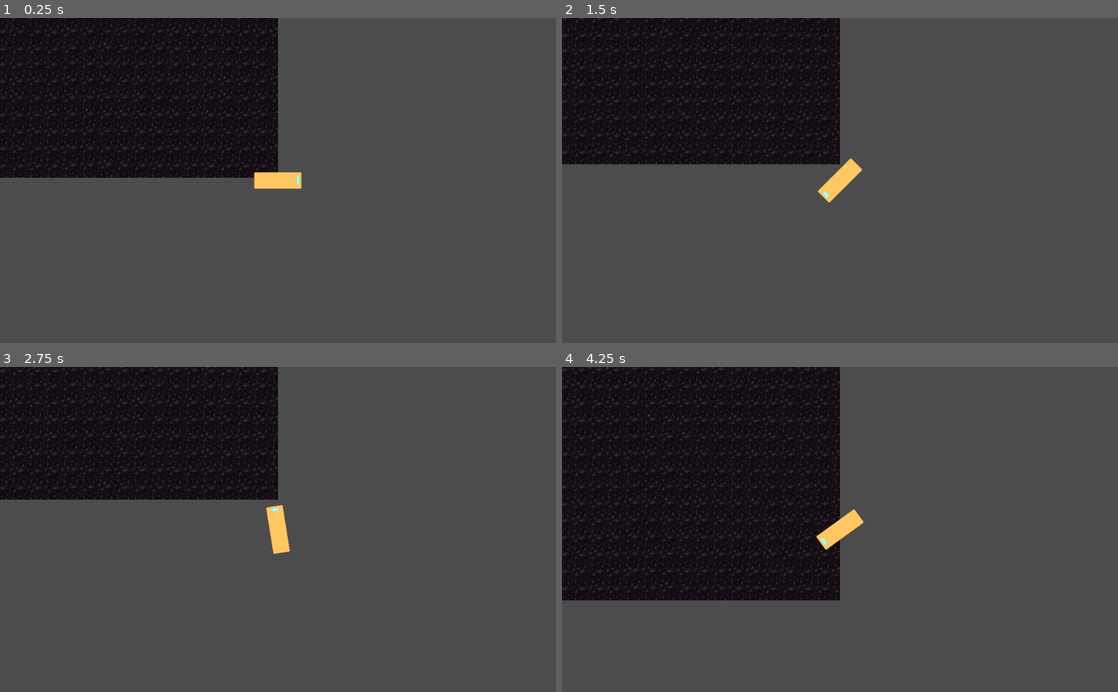
Above: before the commit, frames 1-4 (two rows, left to right).
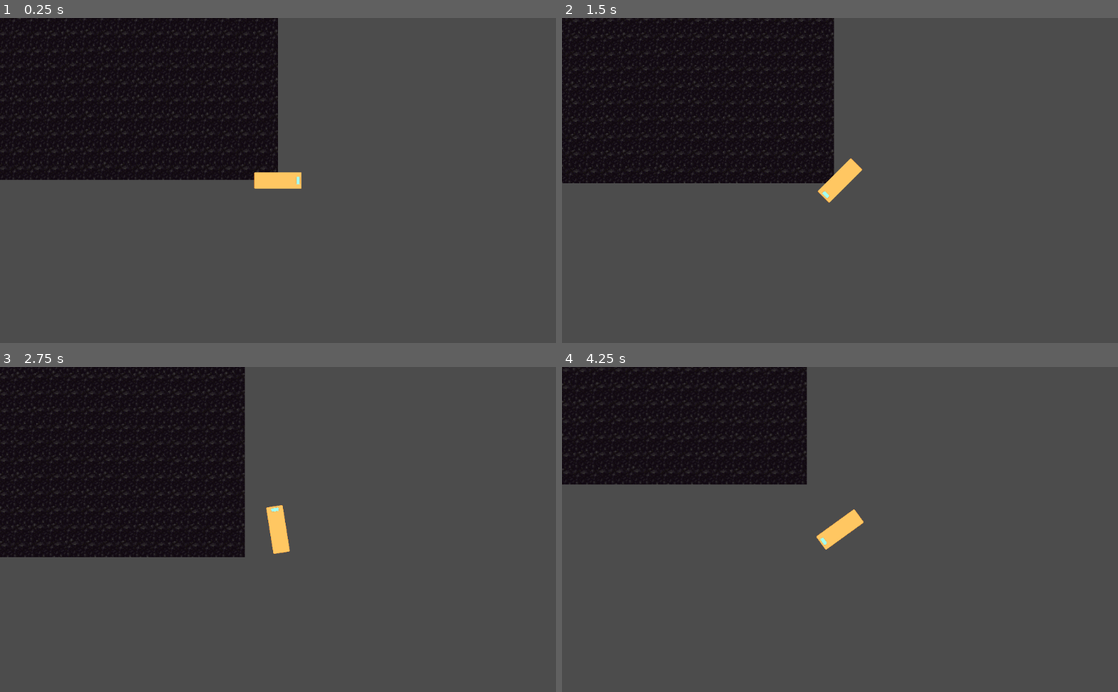
Above: after the commit, the same moments.

Repository: CarstonSchilds/deeper-and-deeper
Game: Godot game, scene res://World.tscn
Same seed, same stepped clock (60 frames per second), same inputs: the game is played once before the commit and once after it.
Inputs:
- Up to frame 1 (0.25 s): no input
- Up to frame 2 (1.5 s): hold D (rotate_right) 0.53-1.28 s; hold S (reverse_thrust) from 1.28 s (still down)
- Up to frame 3 (2.75 s): release S (reverse_thrust) at 2.03 s; hold D (rotate_right) from 2.03 s (still down)
- Up to frame 4 (4.25 s): release D (rotate_right) at 2.78 s; hold W (forward_thrust) 2.78-3.53 s; hold A (rotate_left) from 3.53 s (still down)

The runs differ from the first frame. In frame 1, 1.5% of the frame differs, in the area x 0-50%, y 0-50%; in frame 2, 4.1%; in frame 3, 11%; in frame 4, 20%, in the area x 0-52%, y 0-72%.

Commit message:
movement code is somewhat sane

Diff:
--- a/entities/entity.gd
+++ b/entities/entity.gd
@@ -1,18 +1,16 @@
 extends KinematicBody2D
 
-
 onready var sprite = $SpritePosition/Sprite
-var bouyancy = 2000
+var bouyancy = 85
 var thrust = 0
-var max_thrust = 5
-var min_thrust = -2
-var weight = 100
+var weight = 10
 var acceleration = Vector2()
 var velocity = Vector2()
-var facing = Vector2(1,0)
-var max_speed = 200
-var drag = 0.1
-var gravity = 10
+var facing = Vector2(1, 0)
+var max_speed = 1000
+var drag = 0.9
+var gravity = 9
+var thrust_to_weight = 200
 
 func _ready():
 	pass
@@ -20,30 +18,26 @@
 func _process(delta):
 	var input_vector = get_inputs()
 	adjust_facing(input_vector.x, delta)
-	adjust_thrust(input_vector.y, delta)
+	self.thrust = input_vector.y
 	calculate_forces()
 	move()
 
 func adjust_facing(direction, delta):
-	facing = facing.rotated(direction * PI * delta)
-	sprite.rotation = (facing * -1).angle()
-
-func adjust_thrust(direction, delta):
-	thrust += (direction * 3 * delta)
-	thrust = max(thrust, min_thrust)
-	thrust = min(thrust, max_thrust)
+	self.facing = self.facing.rotated(direction * PI * delta)
+	self.sprite.rotation = self.facing.angle()
 
 func calculate_forces():
-	self.acceleration += Vector2(0, bouyancy - (weight * gravity))
-	var thrust_vector = facing.normalized() * thrust
-	self.acceleration += thrust_vector
+	var environment_vector = Vector2(0, (self.weight * self.gravity) - self.bouyancy)
+	var thrust_vector = self.facing.normalized() * self.thrust * self.thrust_to_weight
+	self.acceleration += (thrust_vector + environment_vector)
 
 func get_inputs():
 	return Vector2()
 
 func move():
-	self.velocity += self.acceleration * drag
+	self.velocity += self.acceleration
+	self.velocity *= self.drag
 	self.velocity = self.velocity.clamped(self.max_speed)
-	self.rotation = self.velocity.angle() + PI / 2
 	self.move_and_slide(self.velocity)
 	self.acceleration = Vector2()
+	self.thrust = 0
